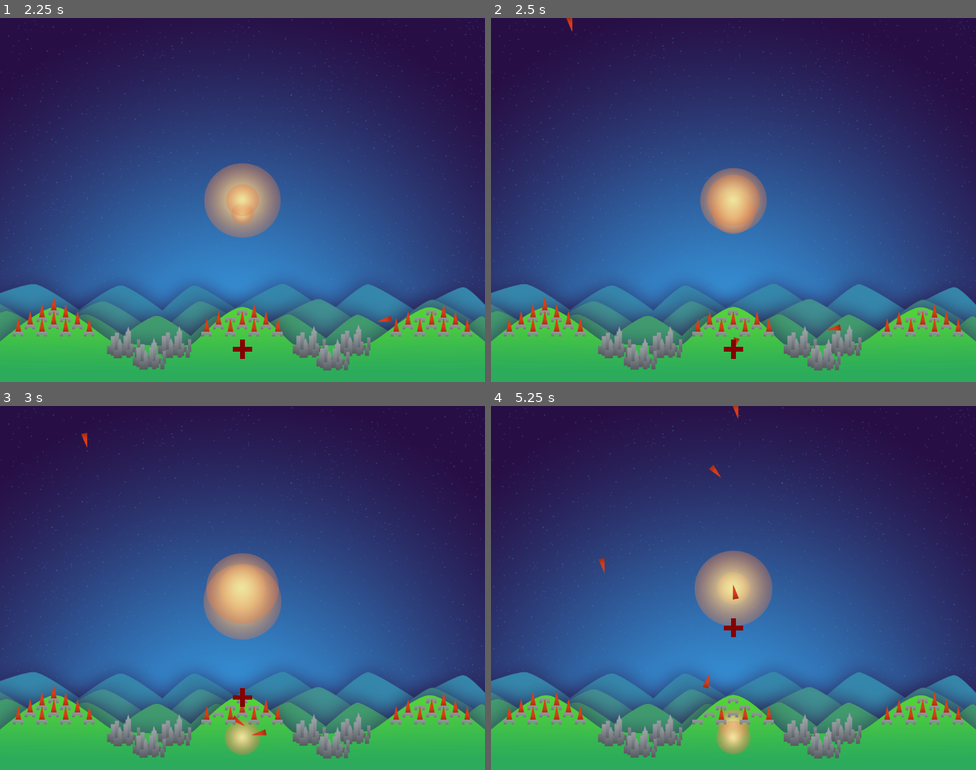
Above: before the commit, frames 1-4 (two rows, left to right).
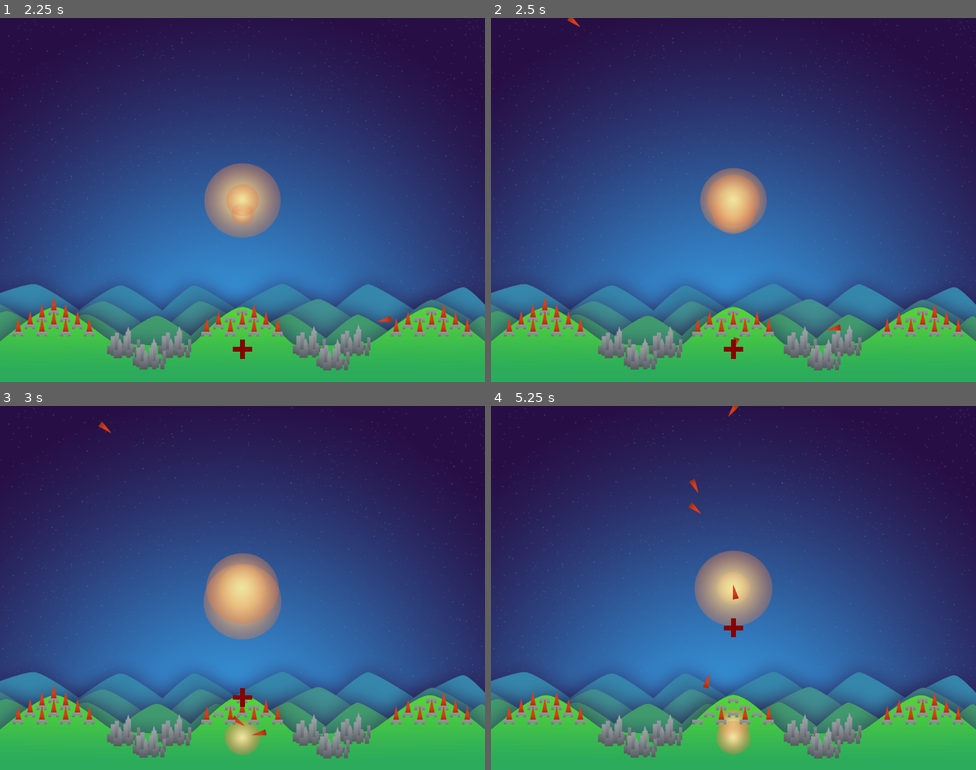
Above: after the commit, the same moments.

Repository: ghfox/MissileCommand
Game: Godot game, scene res://Scn/Main.tscn
Two runs of this game, one before a commit and one after it. Both use one fixed random seed, a clock stepped at 60 frames per second and the inputs below.
Inputs:
- Up to frame 1 (2.25 s): tap Enter at 0.5 s; hold D (fire_right) 0.53-1.28 s; hold W (fire_center) 0.53-1.28 s; tap Space at 1.25 s; hold Down (move_down) 1.28-2.03 s; tap W (fire_center) at 1.35 s; hold D (fire_right) from 2.03 s (still down); hold Shift (move_faster) from 2.03 s (still down)
- Up to frame 2 (2.5 s): keep holding D (fire_right); keep holding Shift (move_faster); tap W (fire_center) at 2.3 s
- Up to frame 3 (3 s): release D (fire_right) at 2.78 s; release Shift (move_faster) at 2.78 s; hold Up (move_up) from 2.78 s (still down); tap W (fire_center) at 2.85 s
- Up to frame 4 (5.25 s): release Up (move_up) at 3.53 s; hold W (fire_center) 3.53-4.28 s; hold A (fire_left) 3.53-5.03 s; tap Shift (move_faster) at 4.35 s; tap W (fire_center) at 4.55 s; hold Down (move_down) from 5.03 s (still down); hold W (fire_center) from 5.03 s (still down)

Frame 1 is identical in both runs. In frame 2, less than 0.1% of the frame differs, in the area x 15-19%, y 0-4%; in frame 3, less than 0.1%; in frame 4, 0.2%, in the area x 22-52%, y 0-46%.

Commit message:
cities gone state batteries disabled states

Diff:
--- a/Scn/Battery.tscn
+++ b/Scn/Battery.tscn
@@ -1,7 +1,10 @@
-[gd_scene load_steps=3 format=2]
+[gd_scene load_steps=4 format=2]
 
 [ext_resource path="res://Scr/Battery.gd" type="Script" id=1]
 [ext_resource path="res://Scn/Pad.tscn" type="PackedScene" id=2]
+
+[sub_resource type="CircleShape2D" id=1]
+radius = 41.0488
 
 [node name="Battery" type="Node2D"]
 script = ExtResource( 1 )
@@ -35,3 +38,10 @@
 
 [node name="Pad9" parent="." instance=ExtResource( 2 )]
 position = Vector2( 75, 45 )
+
+[node name="Area2D" type="Area2D" parent="."]
+
+[node name="CollisionShape2D" type="CollisionShape2D" parent="Area2D"]
+position = Vector2( 0, 30 )
+shape = SubResource( 1 )
+[connection signal="area_entered" from="Area2D" to="." method="_on_Area2D_area_entered"]
--- a/Scn/City.tscn
+++ b/Scn/City.tscn
@@ -1,8 +1,19 @@
-[gd_scene load_steps=2 format=2]
+[gd_scene load_steps=4 format=2]
 
-[ext_resource path="res://Art/city_1.png" type="Texture" id=1]
+[ext_resource path="res://Scr/City.gd" type="Script" id=1]
+[ext_resource path="res://Art/city_1.png" type="Texture" id=2]
+
+[sub_resource type="CircleShape2D" id=1]
+radius = 21.845
 
 [node name="City" type="Node2D"]
+script = ExtResource( 1 )
 
 [node name="Sprite" type="Sprite" parent="."]
-texture = ExtResource( 1 )
+texture = ExtResource( 2 )
+
+[node name="Area2D" type="Area2D" parent="."]
+
+[node name="CollisionShape2D" type="CollisionShape2D" parent="Area2D"]
+shape = SubResource( 1 )
+[connection signal="area_entered" from="Area2D" to="." method="_on_Area2D_area_entered"]
--- a/Scn/Main.tscn
+++ b/Scn/Main.tscn
@@ -12,49 +12,31 @@
 [node name="BG" parent="." instance=ExtResource( 2 )]
 position = Vector2( 512, 384 )
 
-[node name="City0" parent="." groups=[
-"Cities",
-] instance=ExtResource( 3 )]
+[node name="City0" parent="." instance=ExtResource( 3 )]
 position = Vector2( 260.934, 683.844 )
 
-[node name="City1" parent="." groups=[
-"Cities",
-] instance=ExtResource( 3 )]
+[node name="City1" parent="." instance=ExtResource( 3 )]
 position = Vector2( 368.697, 683.407 )
 
-[node name="City2" parent="." groups=[
-"Cities",
-] instance=ExtResource( 3 )]
+[node name="City2" parent="." instance=ExtResource( 3 )]
 position = Vector2( 315.183, 707.981 )
 
-[node name="City3" parent="." groups=[
-"Cities",
-] instance=ExtResource( 3 )]
+[node name="City3" parent="." instance=ExtResource( 3 )]
 position = Vector2( 652.93, 683.07 )
 
-[node name="City4" parent="." groups=[
-"Cities",
-] instance=ExtResource( 3 )]
+[node name="City4" parent="." instance=ExtResource( 3 )]
 position = Vector2( 747.056, 679.538 )
 
-[node name="City5" parent="." groups=[
-"Cities",
-] instance=ExtResource( 3 )]
+[node name="City5" parent="." instance=ExtResource( 3 )]
 position = Vector2( 702.89, 709.928 )
 
-[node name="Battery0" parent="." groups=[
-"Batteries",
-] instance=ExtResource( 4 )]
+[node name="Battery0" parent="." instance=ExtResource( 4 )]
 position = Vector2( 113.087, 607.68 )
 
-[node name="Battery1" parent="." groups=[
-"Batteries",
-] instance=ExtResource( 4 )]
+[node name="Battery1" parent="." instance=ExtResource( 4 )]
 position = Vector2( 511, 608 )
 
-[node name="Battery2" parent="." groups=[
-"Batteries",
-] instance=ExtResource( 4 )]
+[node name="Battery2" parent="." instance=ExtResource( 4 )]
 position = Vector2( 911, 608 )
 
 [node name="Cross" type="Node2D" parent="."]
--- a/Scr/Battery.gd
+++ b/Scr/Battery.gd
@@ -2,15 +2,42 @@
 
 var strForm = "%s%d"
 var curNode
+var active
+
+func _ready():
+	active = true
+	add_to_group("Batteries")
+	pass
 
 func fireMissile(dest: Vector2) -> void:
 	for i in range(10):
 		curNode = get_node(strForm % ["Pad" , i])
 		if curNode.fireMissile(dest):
+			if(i == 9):
+				remove_from_group("Batteries")
 			return
 	pass
 
+func disableBattery():
+	active = false
+	for i in range(10):
+		curNode = get_node(strForm % ["Pad" , i])
+		if(curNode.hasMissile):
+			curNode.get_node("Missile").explode()
+		curNode.hasMissile = false
+
 func reset():
+	add_to_group("Batteries")
 	for i in range(10):
 		get_node(strForm % ["Pad" , i]).reset()
+	active = true
 	pass
+
+
+func _on_Area2D_area_entered(area):
+	if(area.owner.is_in_group("Enemies")):
+		area.owner.queue_free()
+		if(active):
+			disableBattery()
+			remove_from_group("Batteries")
+	pass # Replace with function body.
--- /dev/null
+++ b/Scr/City.gd
@@ -0,0 +1,14 @@
+extends Node2D
+
+func _ready():
+	add_to_group("Cities")
+	pass
+
+func _on_Area2D_area_entered(area):
+	var node = area.owner
+	if(node.is_in_group("Enemies")):
+		node.queue_free()
+		if(is_in_group("Cities")):
+			visible = false
+			remove_from_group("Cities")
+	pass # Replace with function body.
--- a/Scr/EnemyMissile.gd
+++ b/Scr/EnemyMissile.gd
@@ -15,10 +15,10 @@
 	var targetNode = self
 	var numCities = get_tree().get_nodes_in_group("Cities").size()
 	var numBats = get_tree().get_nodes_in_group("Batteries").size()
-	if(rand_range(0,10) < 5 and numCities > 0):
+	if(rand_range(0,10) < 5 and numBats > 0):
+		targetNode = get_tree().get_nodes_in_group("Batteries")[randi()%numBats]
+	elif (numCities > 0):
 		targetNode = get_tree().get_nodes_in_group("Cities")[randi()%numCities]
-	elif (numBats > 0):
-		targetNode = get_tree().get_nodes_in_group("Batteries")[randi()%numBats]
 	if(targetNode != self):
 		target = (targetNode.position)
 	pass
--- a/Scr/Explosion.gd
+++ b/Scr/Explosion.gd
@@ -24,5 +24,6 @@
 	pass
 
 func _on_Area2D_area_entered(area):
-	area.owner.hitExplosion()
+	if(area.owner.is_in_group("Enemies")):
+		area.owner.hitExplosion()
 	pass
--- a/Scr/Missile.gd
+++ b/Scr/Missile.gd
@@ -32,7 +32,7 @@
 	visible = false
 	var ex = explosion.instance()
 	ex.position = position
-	get_node("..").add_child(ex)
+	owner.call_deferred("add_child",ex)
 	pass
 
 func reset():
